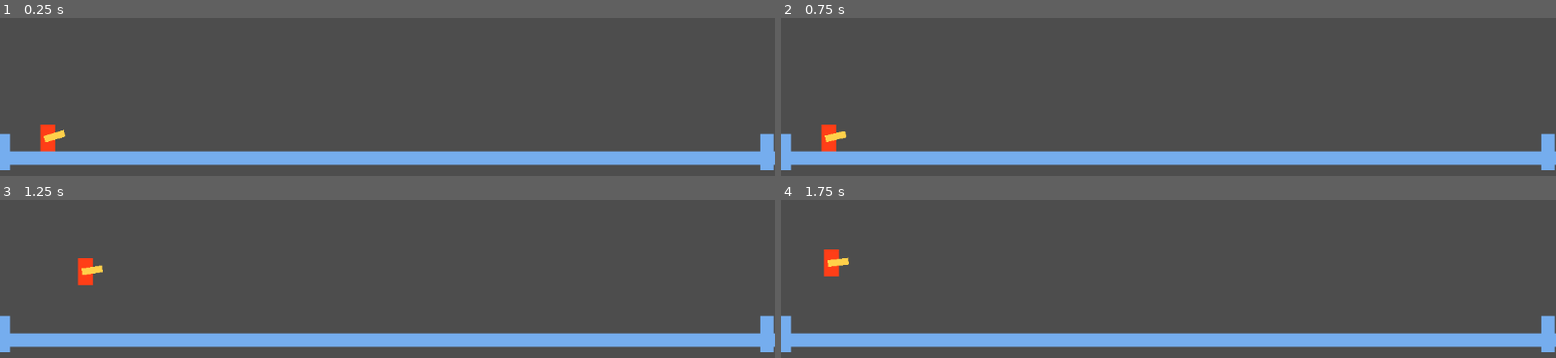
Above: before the commit, frames 1-4 (two rows, left to right).
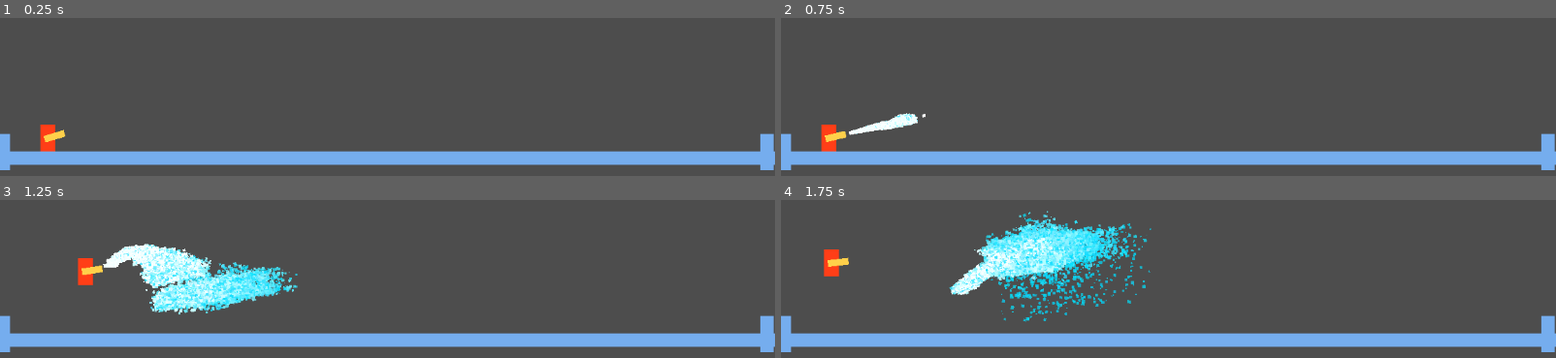
Above: after the commit, the same moments.

Repository: Samanagos/firefighting-game
Game: Godot game, scene res://scenes/Main.tscn
Two runs of this game, one before a commit and one after it. Both use one fixed random seed, a clock stepped at 60 frames per second and the inputs below.
Inputs (mouse positions are in pixels of both pictures, inside the frame that each line leads up to):
- Up to frame 1 (0.25 s): no input
- Up to frame 2 (0.75 s): tap Enter at 0.5 s; move the mouse to (outside the picture) at 0.52 s; press the mouse at (outside the picture) at 0.53 s; hold D (move_right) from 0.53 s (still down)
- Up to frame 3 (1.25 s): keep holding D (move_right); tap Space (move_jump) at 0.77 s
- Up to frame 4 (1.75 s): move the mouse to (1013, 241) at 1.27 s; release D (move_right) at 1.28 s; release the mouse at (1013, 241) at 1.28 s; hold A (move_left) from 1.28 s (still down); click (1013, 241) at 1.35 s; tap Space (move_jump) at 1.52 s

Frame 1 is identical in both runs. In frame 2, 0.5% of the frame differs, in the area x 8-19%, y 60-75%; in frame 3, 5.6%; in frame 4, 6.8%, in the area x 21-48%, y 6-78%.

Commit message:
MERGE CONFLICTS AHHHHHHHHHHHHHH REBASE YA GIT

Diff:
--- a/scenes/player.tscn
+++ b/scenes/player.tscn
@@ -1,13 +1,53 @@
-[gd_scene load_steps=5 format=3 uid="uid://7segohc0sfkl"]
+[gd_scene load_steps=10 format=3 uid="uid://7segohc0sfkl"]
 
 [ext_resource type="Script" path="res://scripts/player.gd" id="1_isvvp"]
 [ext_resource type="Script" path="res://scripts/HoseNozzle.gd" id="2_8bjvu"]
+[ext_resource type="Script" path="res://scripts/WaterParticles.gd" id="3_v67gs"]
 
 [sub_resource type="RectangleShape2D" id="RectangleShape2D_k0v1r"]
 size = Vector2(22, 40)
 
 [sub_resource type="RectangleShape2D" id="RectangleShape2D_ldrmh"]
 size = Vector2(24, 42)
+
+[sub_resource type="CanvasItemMaterial" id="CanvasItemMaterial_5cuhi"]
+particles_animation = true
+particles_anim_h_frames = 1
+particles_anim_v_frames = 1
+particles_anim_loop = false
+
+[sub_resource type="Gradient" id="Gradient_a3nvv"]
+offsets = PackedFloat32Array(0.422535, 1)
+colors = PackedColorArray(1, 1, 1, 1, 0, 0.831373, 1, 0.698039)
+
+[sub_resource type="GradientTexture1D" id="GradientTexture1D_2xut3"]
+gradient = SubResource("Gradient_a3nvv")
+
+[sub_resource type="ParticleProcessMaterial" id="ParticleProcessMaterial_lp7ip"]
+lifetime_randomness = 1.0
+particle_flag_align_y = true
+particle_flag_rotate_y = true
+particle_flag_disable_z = true
+inherit_velocity_ratio = 0.1
+direction = Vector3(100000, 0, 0)
+spread = 3.176
+flatness = 0.471
+initial_velocity_min = 364.71
+initial_velocity_max = 499.99
+gravity = Vector3(0, 98, 0)
+scale_max = 5.0
+color_ramp = SubResource("GradientTexture1D_2xut3")
+hue_variation_min = -0.01
+anim_speed_max = 6.6
+anim_offset_min = 0.3118
+anim_offset_max = 0.6589
+turbulence_enabled = true
+turbulence_noise_strength = 15.89
+turbulence_noise_scale = 8.974
+turbulence_noise_speed = Vector3(1000, 0, 0)
+turbulence_noise_speed_random = 4.0
+turbulence_influence_min = 0.0
+turbulence_influence_max = 0.026
 
 [node name="Player" type="RigidBody2D"]
 gravity_scale = 1.5
@@ -46,6 +86,14 @@
 color = Color(1, 0.815686, 0.290196, 1)
 script = ExtResource("2_8bjvu")
 
+[node name="WaterParticles" type="GPUParticles2D" parent="HoseNozzle"]
+material = SubResource("CanvasItemMaterial_5cuhi")
+position = Vector2(32, 5)
+amount = 100000
+amount_ratio = 0.0
+process_material = SubResource("ParticleProcessMaterial_lp7ip")
+script = ExtResource("3_v67gs")
+
 [node name="GroundLeft" type="RayCast2D" parent="."]
 position = Vector2(-11, 0)
 target_position = Vector2(0, 21)
--- /dev/null
+++ b/scripts/WaterParticles.gd
@@ -0,0 +1,6 @@
+extends GPUParticles2D
+
+
+# Called when the node enters the scene tree for the first time.
+func spray_toggle():
+	amount_ratio = 1
--- a/scripts/player.gd
+++ b/scripts/player.gd
@@ -9,6 +9,8 @@
 var grounded: bool = false
 
 const mult = 100
+
+var spraying = false
 
 # Called when the node enters the scene tree for the first time.
 func _ready():
@@ -27,8 +29,15 @@
 	var spray_direction = (mouse_position - global_position).normalized()
 
 	$HoseNozzle.hose_pointing(spray_direction)
-	if Input.is_action_pressed("spray"):
-		hose_spray(delta, spray_direction)
+	if Input.is_action_just_pressed("spray"):
+		spraying = true
+		$HoseNozzle/WaterParticles.amount_ratio = 1
+	elif Input.is_action_just_released("spray"):
+		spraying = false
+		$HoseNozzle/WaterParticles.amount_ratio = 0
+
+	if spraying: hose_spray(delta, spray_direction)
+
 
 # Handle the moving of the character
 func movement(delta: float):
@@ -56,6 +65,7 @@
 	if grounded && Input.is_action_just_pressed("move_jump"):
 		apply_central_impulse(Vector2.UP * jump_power * delta * mult)
 
+
 func hose_spray(delta: float, spray_direction):
 	apply_central_impulse(-spray_direction * spray_power * mult * delta)
-	print(spray_direction)
+	$HoseNozzle/WaterParticles.spray_toggle()
